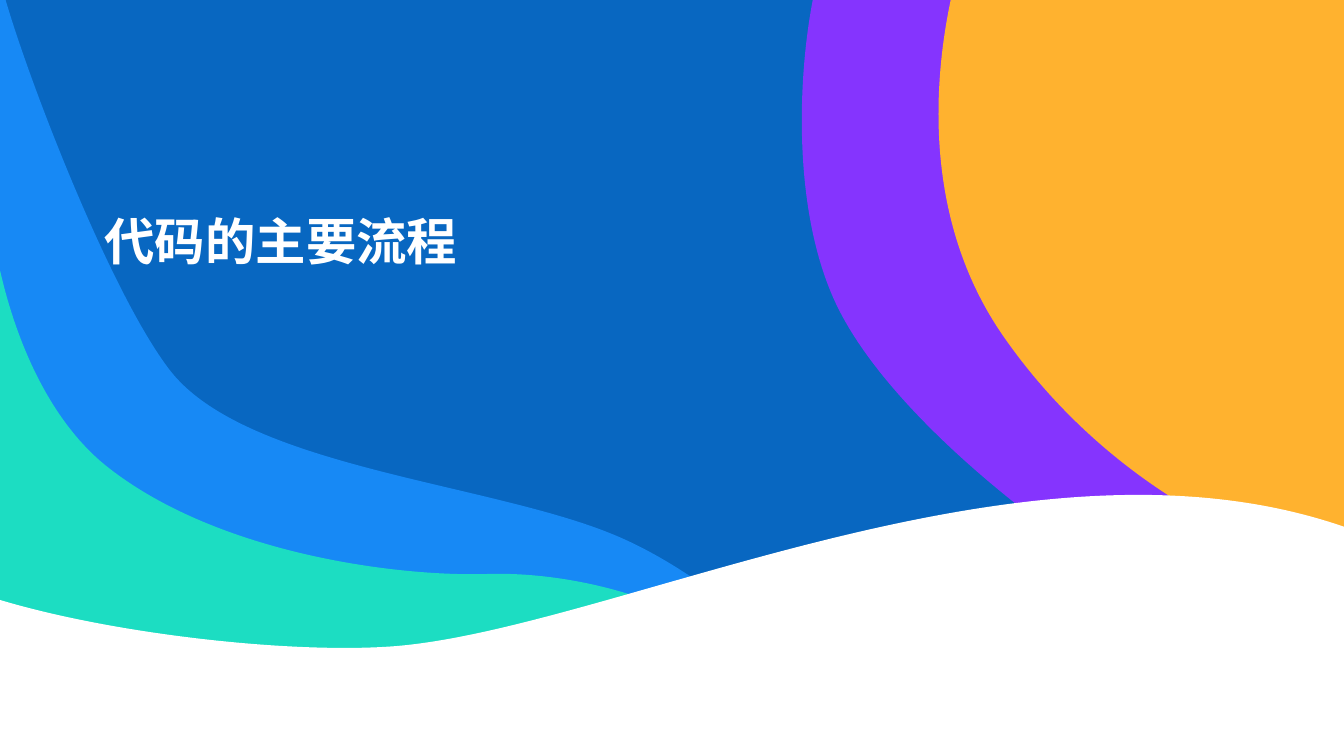
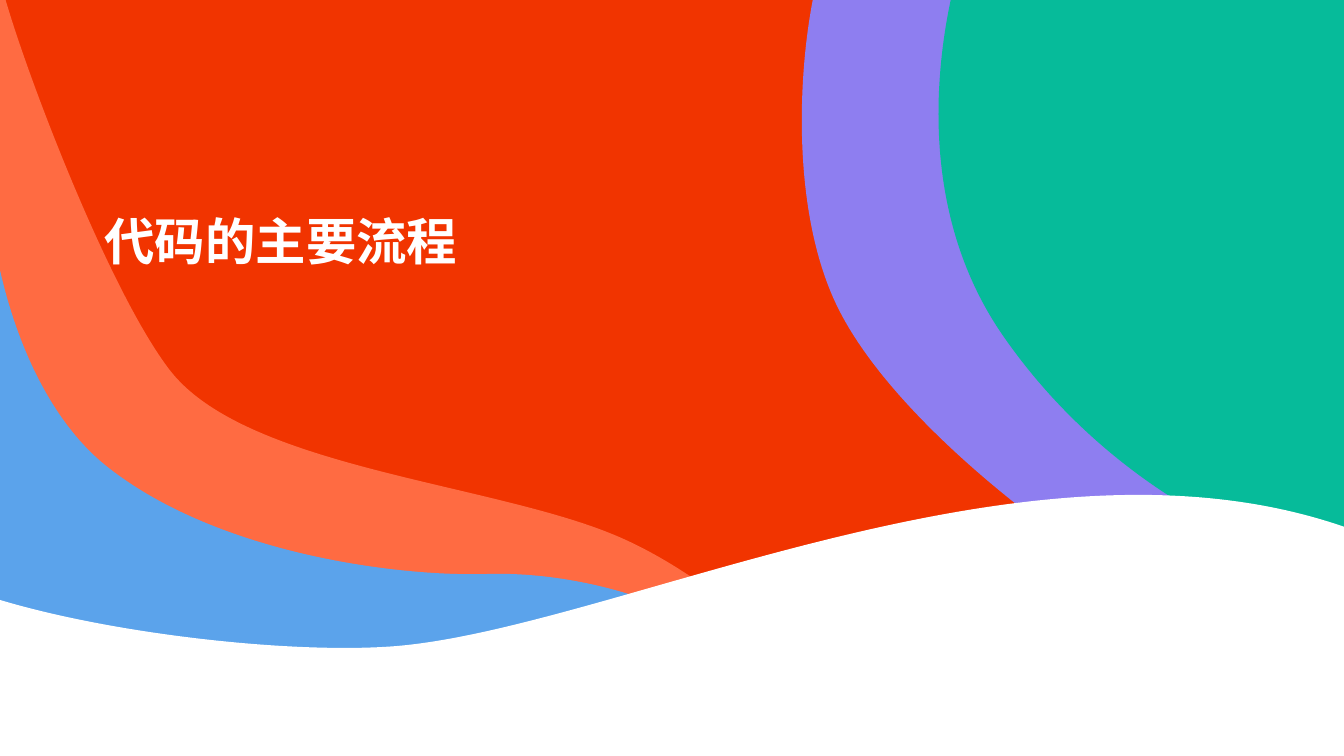
Before and after one commit to wzc506/mineswapper, a slide deck: slide 17 of uml.pptx (slide 15 before the commit). Drawn at 1344x756 pixels with LibreOffice and Linux fonts; fonts in the diff are those of the drawing. Boxes give left, top, right and bottom in pixels: in the first picture for what was removed or moved away, otherwise in the second. Text is boxed around its words. In the diff, an @@ line names an element or a change of style, - is before the commit and + after.

```diff
--- a/uml.pptx
+++ b/uml.pptx
@@ rectangle at [0, 0, 1344, 756]: fill #0867C1 to #F13400 @@
@@ freeform shape at [0, 0, 863, 756]: fill #1789F5 to #FF6B42 @@
@@ freeform shape at [793, 0, 1344, 625]: fill #8534FE to #8E7EF0 @@
@@ freeform shape at [919, 0, 1344, 568]: fill #FFB22F to #06BB9A @@
@@ freeform shape at [0, 271, 840, 756]: fill #1CDDC2 to #5BA3EB @@
```
Also in this commit, not shown: 7 other slides changed, 2 slides added, 21 other files.
